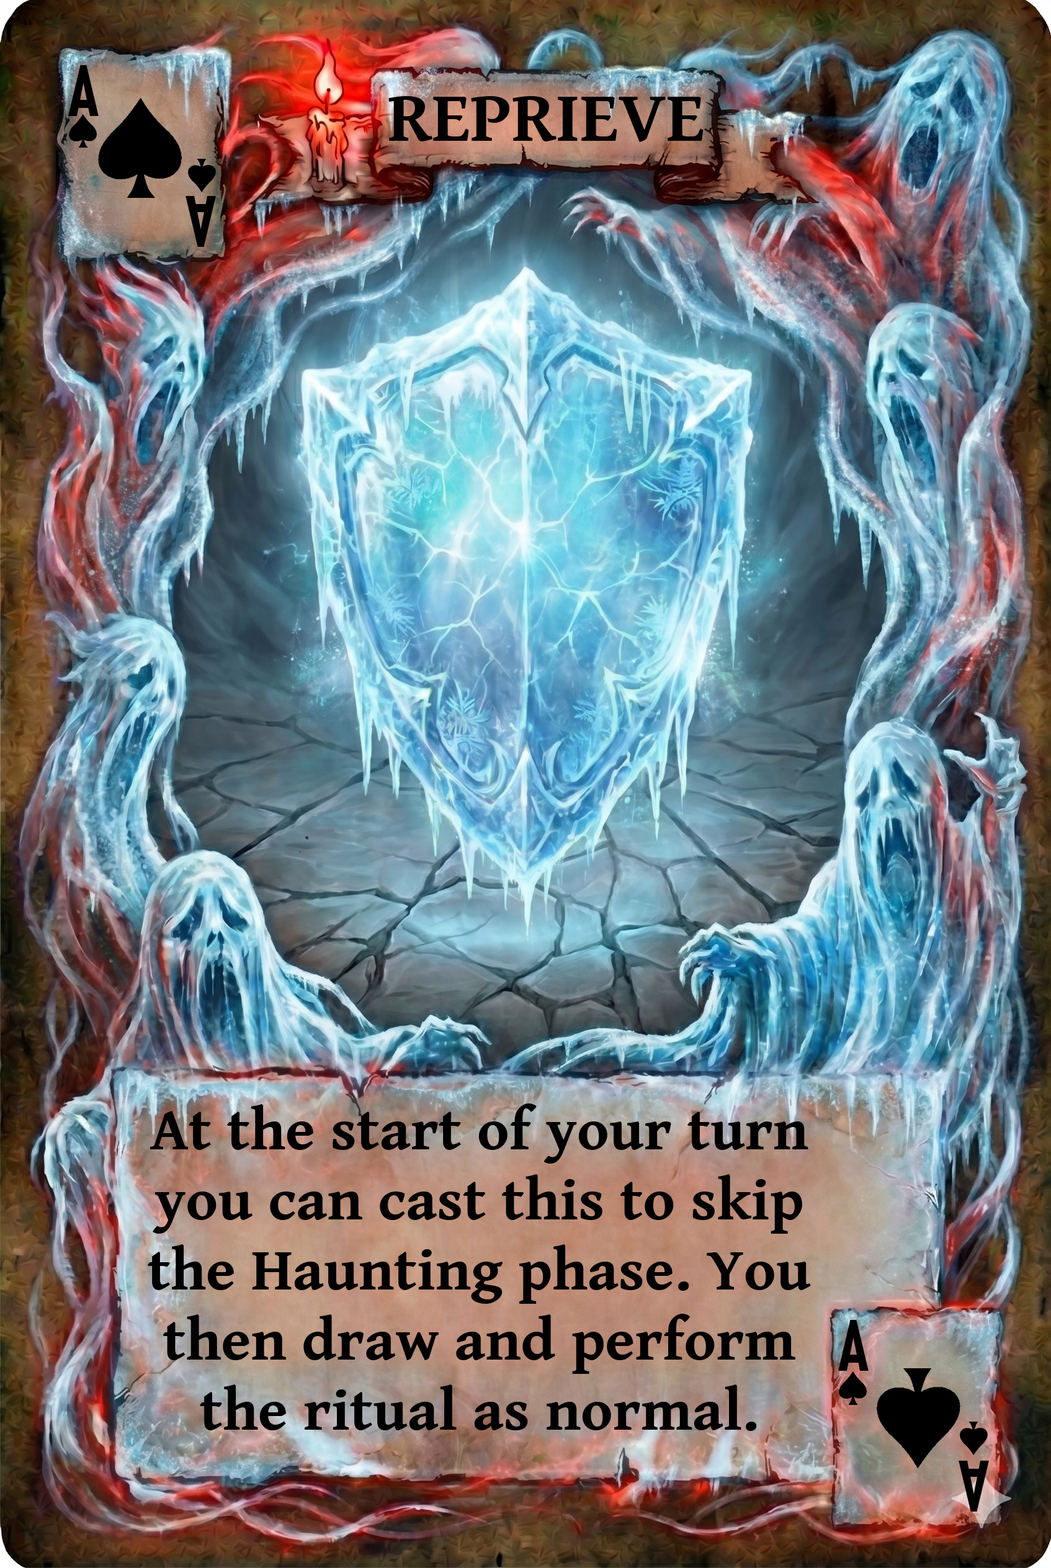
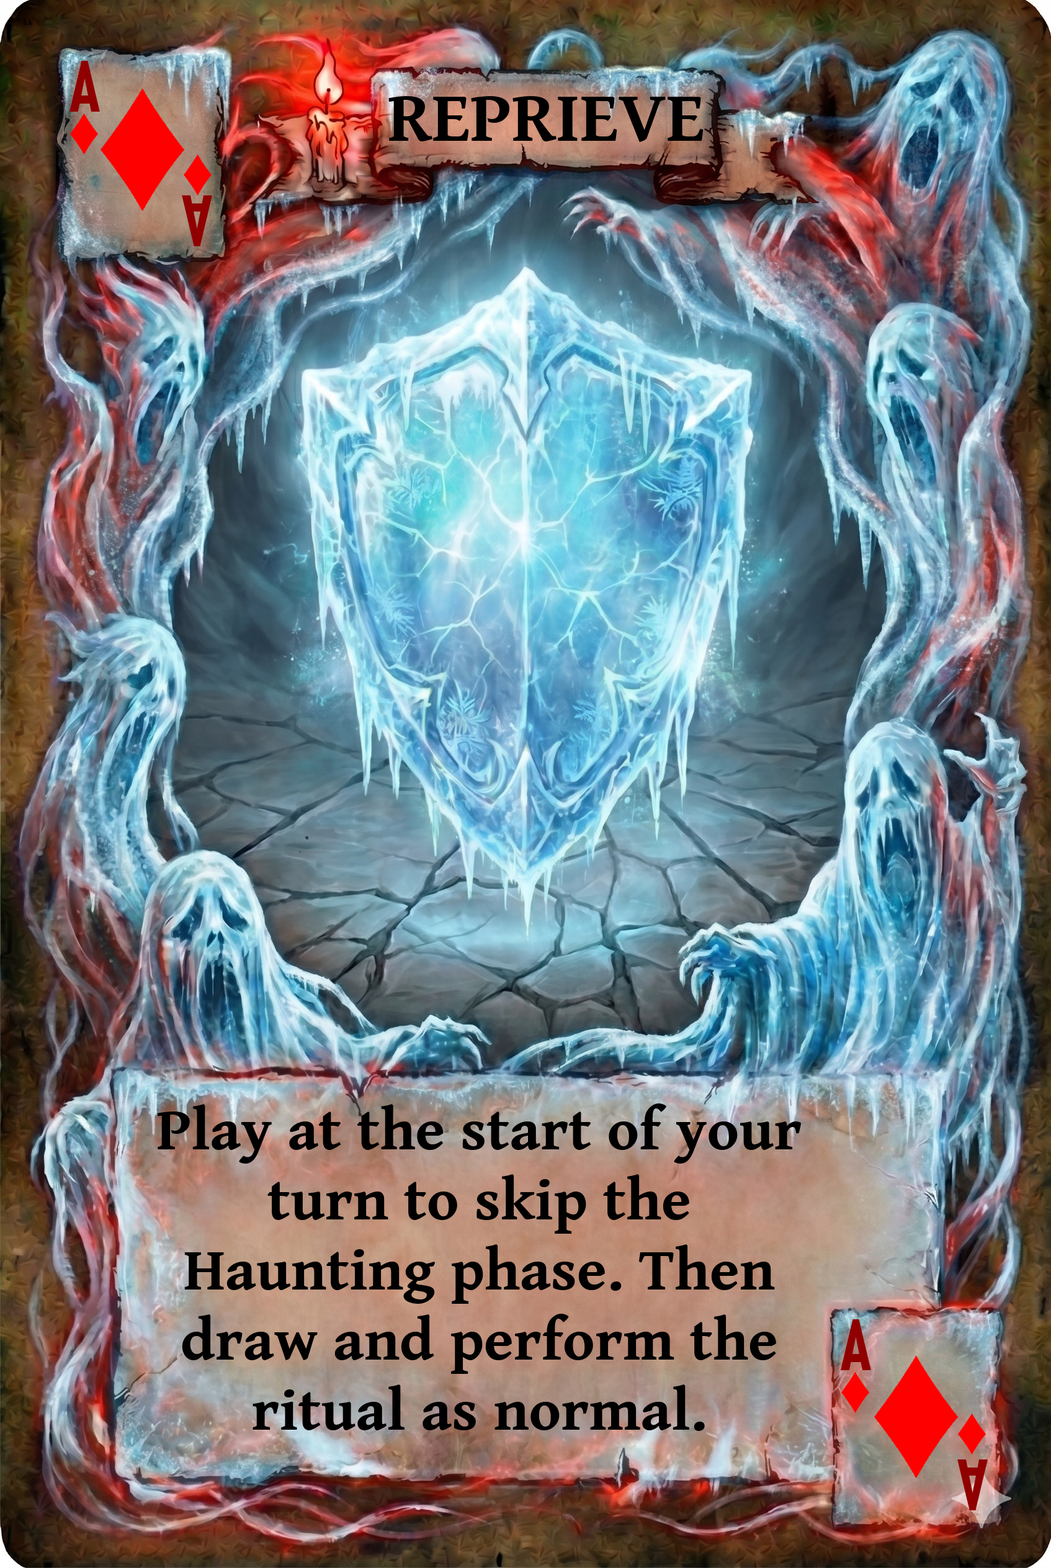
The second 1051x1568 image is a revision of the first. Changes to its layers:
hid group "black copy" (22 layers) over 68, 65, 989, 1512
hid group "spades" (8 layers) over 68, 98, 988, 1469
showed group "red copy" (22 layers) over 69, 60, 988, 1511
renamed "At the start of your turn you ..." to "Play at the start of your turn...", painted on it over 147, 1103, 811, 1431